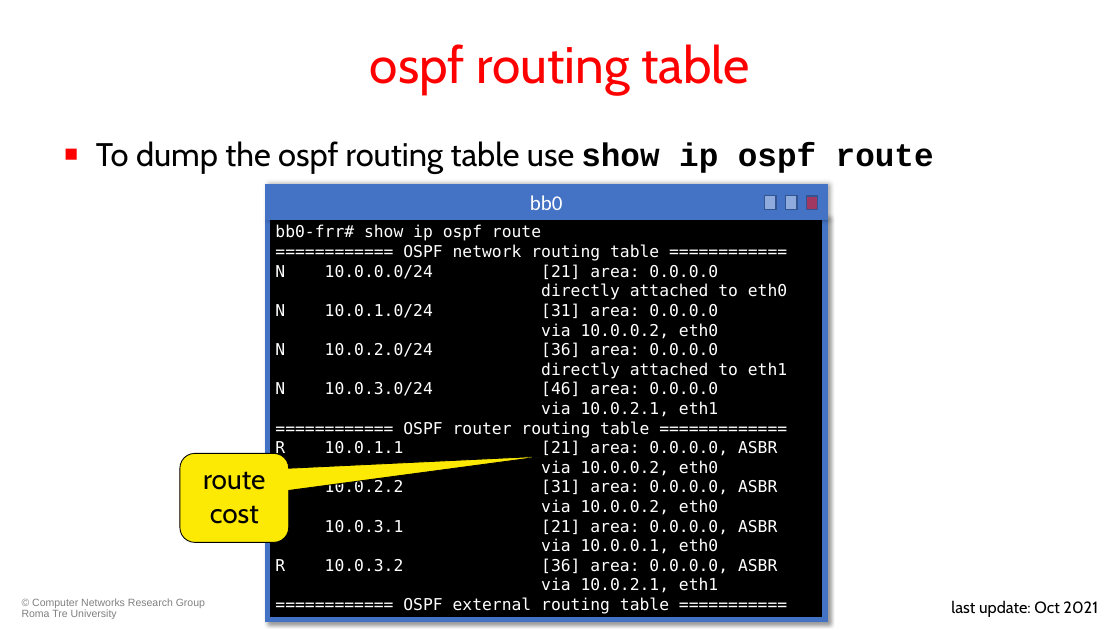
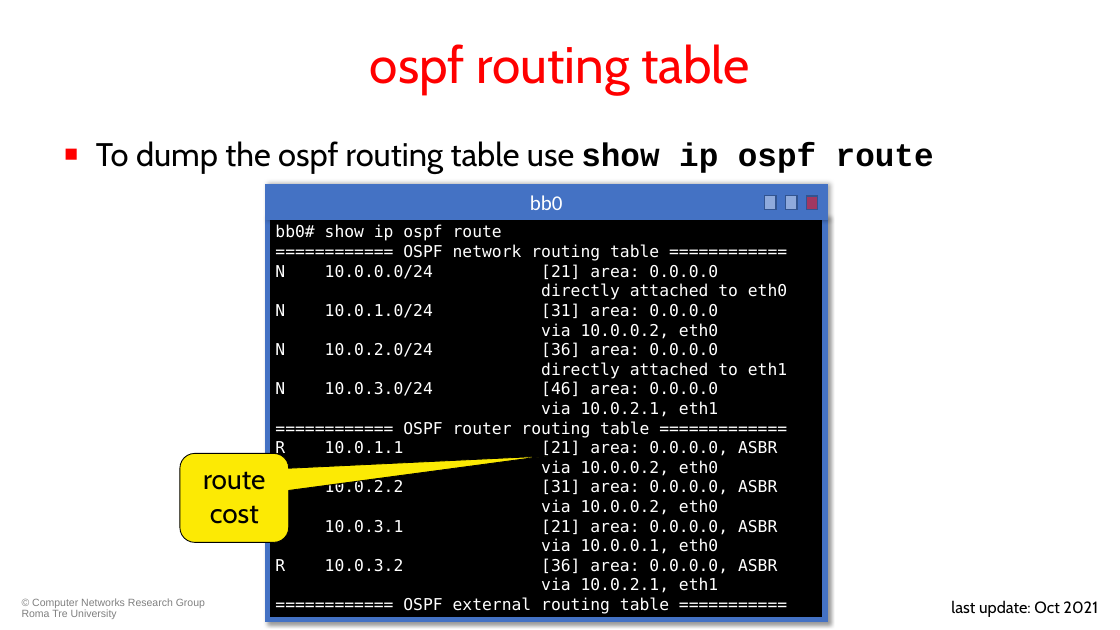
Before and after one commit to KatharaFramework/Kathara-Labs, a slide deck: slide 37 of main-labs/intradomain-routing/frr/ospf/020-kathara-lab_ospf.pptx. Drawn at 1120x630 pixels with LibreOffice and Linux fonts; fonts in the diff are those of the drawing; background and template pictures are left out. Boxes give left, top, right and bottom in pixels: in the first picture for what was removed or moved away, otherwise in the second. Text is boxed around its words. In the diff, an @@ line names an element or a change of style, - is before the commit and + after.

Commit message:
Small changes to ospf

```diff
--- a/main-labs/intradomain-routing/frr/ospf/020-kathara-lab_ospf.pptx
+++ b/main-labs/intradomain-routing/frr/ospf/020-kathara-lab_ospf.pptx
@@ text in rectangle at <box>275,224,502,241</box>: text changed @@
-bb0-frr# show ip ospf route
+bb0# show ip ospf route
```
Also in this commit, not shown: 15 other slides changed, 1 other file.
